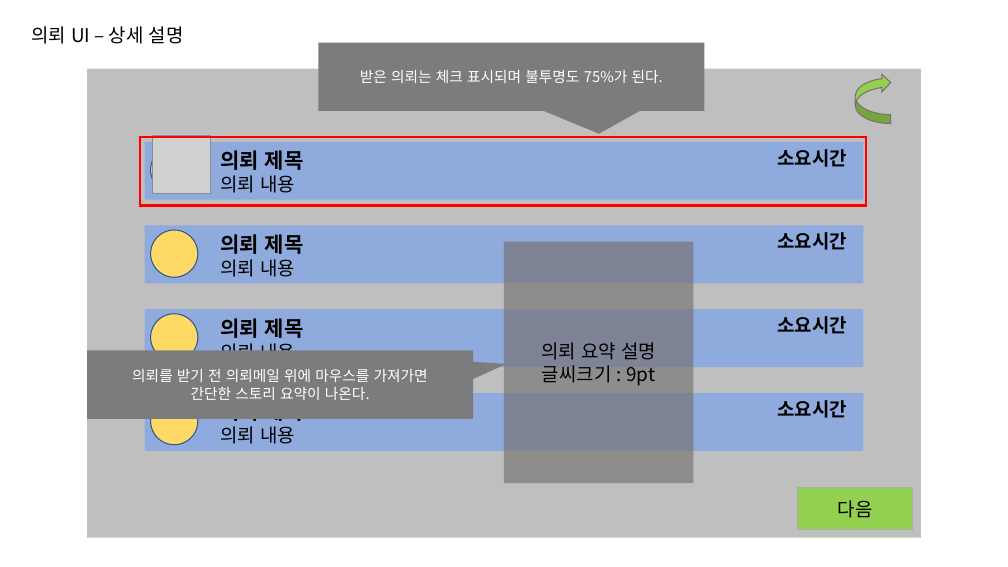
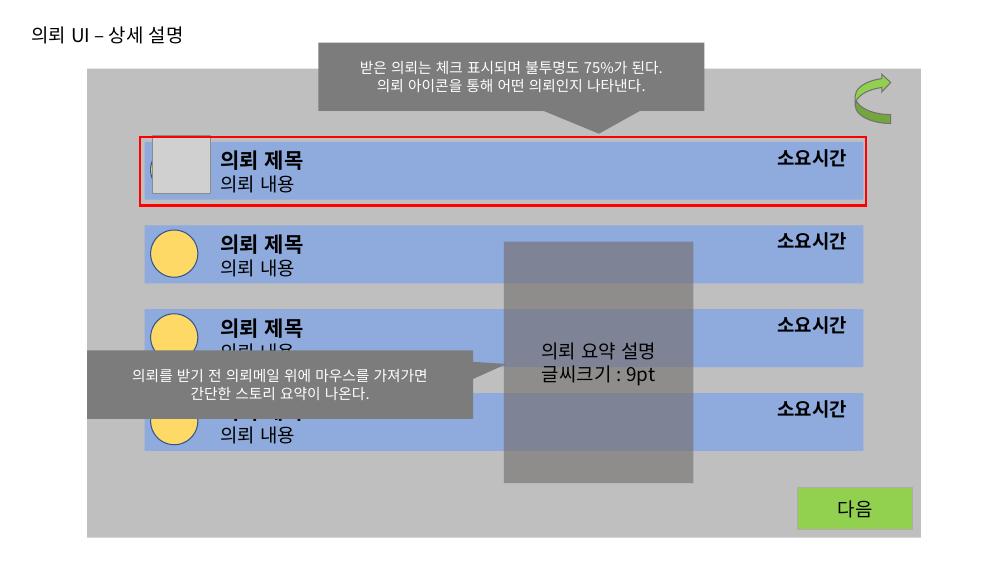
Before and after one commit to go4521304/Backyeah, a slide deck: slide 22 of document/UI기획서초안_ver1.1.pptx (slide 17 before the commit). Drawn at 1008x567 pixels with LibreOffice and Linux fonts; fonts in the diff are those of the drawing; grey boxes stand for pictures. Boxes give left, top, right and bottom in pixels: in the first picture for what was removed or moved away, otherwise in the second. Text is boxed around its words. In the diff, an @@ line names an element or a change of style, - is before the commit and + after.

```diff
--- a/document/UI기획서초안_ver1.1.pptx
+++ b/document/UI기획서초안_ver1.1.pptx
@@ text in speech box at (377, 79, 646, 92): paragraph added @@
+의뢰 아이콘을 통해 어떤 의뢰인지 나타낸다.
```
Also in this commit, not shown: 2 other slides changed, 5 slides added.
